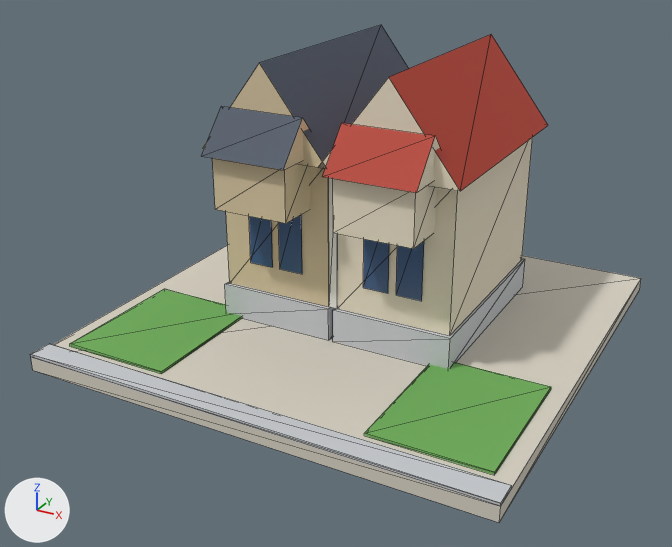
Before and after pictures for a commit that changed the glTF model public/models/v2/04_lod1.glb.
Before and after are seen from a camera (50 mm lens) standing at (0.813, -1.597, 0.909) and looking at (-0.021, -0.081, 0.151). Every picture has the same lights, and +X, +Y and +Z are marked at lower left. The picture after the commit comes second. Mesh edges are drawn as thin lines. Vertices at exactly the same position are counted once.

In view in the first picture: 'b04_v2_lod1'.
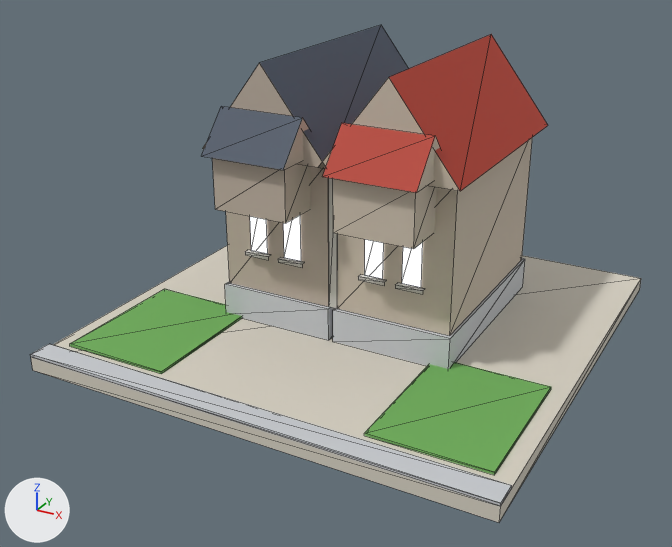
Location of each change, [x1, y1, x2, y2] in pixels of the pictures (672 x 547 px):
'b04_v2_lod1', surface changed, reshaped: [30, 25, 641, 522] in both
part 1 of me_b04_v2_lod1, rebuilt: before [279, 215, 302, 274]; after [283, 215, 301, 261]
part 2 of me_b04_v2_lod1, rebuilt: before [363, 239, 389, 293]; after [365, 239, 384, 279]
part 3 of me_b04_v2_lod1, reshaped: before [251, 219, 424, 301]; after [245, 216, 425, 294]
part 4 of me_b04_v2_lod1, recoloured: before [249, 216, 412, 294]; after [245, 250, 384, 280]

What changed in the scene script:
```text
Change mat_wall_beige:
    where n2 = _N.new('ShaderNodeMix'); n2.name = 'Mix'
    n2.inputs[7].default_value: (0.694, 0.571, 0.366, 1.0) -> (0.521, 0.44, 0.361, 1.0)  # 'B', beige #d9c7a3 -> 'B', light grey #bfb1a2
Change mat_wall_cream:
    where n2 = _N.new('ShaderNodeMix'); n2.name = 'Mix'
    n2.inputs[7].default_value: (0.823, 0.738, 0.578, 1.0) -> (0.604, 0.521, 0.423, 1.0)  # 'B', pale yellow #eadfc8 -> 'B', light grey #ccbfae
Change mat_white:
    where n2 = _N.new('ShaderNodeMix'); n2.name = 'Mix'
    n2.inputs[7].default_value: (0.88, 0.855, 0.791, 1.0) -> (0.617, 0.597, 0.552, 1.0)  # 'B', white #f1eee6 -> 'B', light grey #cecbc4
Add mat_glow_window_res:
    mat_glow_window_res = bpy.data.materials.new('glow_window_res')
    # nodes: BsdfPrincipled, Mix, OutputMaterial, VertexColor
    # colours: blue #3d5a82, mixed with the vertex colours
Change me_b04_v2_lod1:
    used by ob_b04_v2_lod1; location = (0.0, 0.0, 0.0)
    remove me_b04_v2_lod1.from_pydata(...)  # 126 vertices, 142 faces; spans x -0.48..0.48, y -0.48..0.48, z 0.0..0.58
    add me_b04_v2_lod1.from_pydata(...)  # 150 vertices, 158 faces; spans x -0.48..0.48, y -0.48..0.48, z 0.0..0.58
    me_b04_v2_lod1 part 1: the loose piece of 4 vertices spanning x -0.122..-0.068, y -0.133, z 0.16..0.34 is rebuilt with 4 vertices and now spans x -0.11..-0.071, y -0.133, z 0.187..0.349, in mat_glow_window_res
    me_b04_v2_lod1 part 2: the loose piece of 4 vertices spanning x 0.068..0.122, y -0.133, z 0.16..0.34 is rebuilt with 4 vertices and now spans x 0.071..0.11, y -0.133, z 0.187..0.349, in mat_glow_window_res
    me_b04_v2_lod1 part 3
    2 vertices are removed from x -0.138..0.192, y -0.133, z 0.16
    2 faces are deleted
    6 vertices move from x -0.192..0.192, y -0.133, z 0.16..0.34 to x -0.198..0.119, y -0.144..-0.133, z 0.187
    16 vertices are added at x -0.198..0.189, y -0.144..-0.133, z 0.179..0.349
    10 new vertices lie (0.057, 0.0, 0.0) away from vertices in x -0.198..0.141, y -0.144..-0.133, z 0.16..0.187
    14 new faces join them, mat_white
    4 new faces join them, mat_glow_window_res
    me_b04_v2_lod1 part 4: 2 faces spanning x -0.198..0.119, y -0.144..-0.133, z 0.187 switch from mat_glass_dark to mat_white
    add me_b04_v2_lod1.materials.append(mat_glow_window_res)
```
